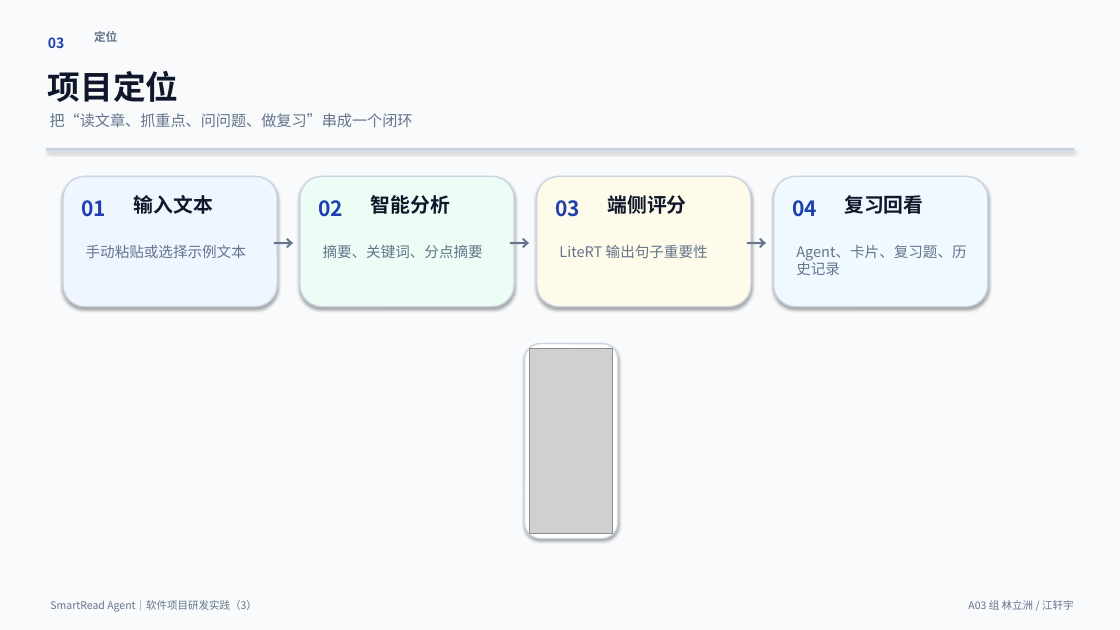
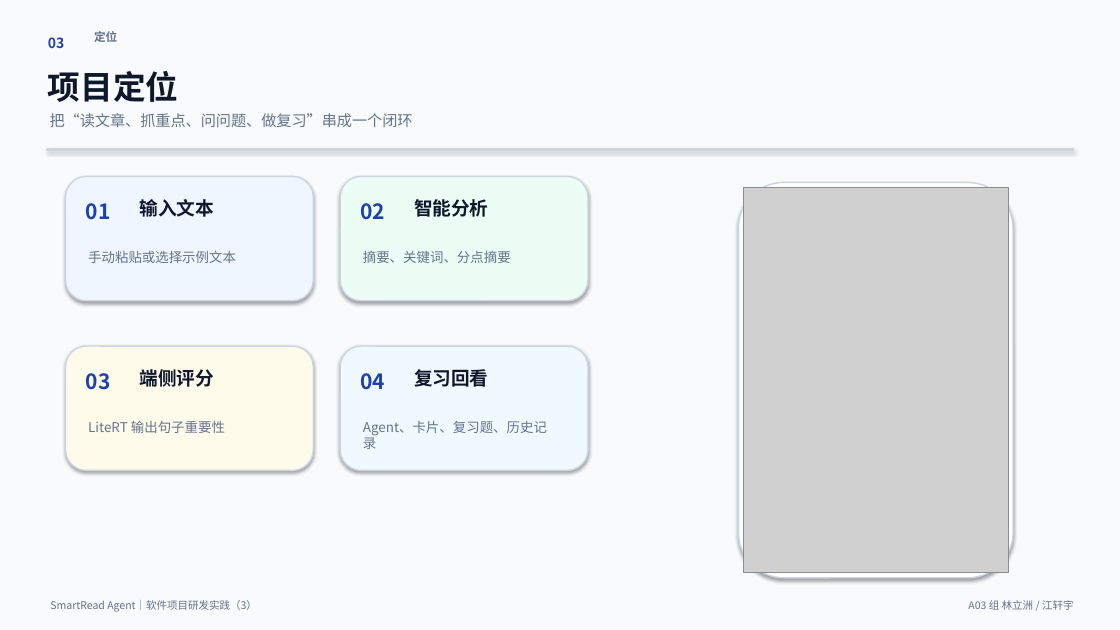
Before and after one commit to heixuan-vsmenghu/SmartRead-Agent-Android, a slide deck: slide 3 of docs/SmartReadAgent_V1.0_期末演示PPT.pptx. Drawn at 1120x630 pixels with LibreOffice and Linux fonts; fonts in the diff are those of the drawing; grey boxes stand for pictures. Boxes give left, top, right and bottom in pixels: in the first picture for what was removed or moved away, otherwise in the second. Text is boxed around its words. In the diff, an @@ line names an element or a change of style, - is before the commit and + after.

```diff
--- a/docs/SmartReadAgent_V1.0_期末演示PPT.pptx
+++ b/docs/SmartReadAgent_V1.0_期末演示PPT.pptx
@@ rounded rectangle: place and size @@
-rounded rectangle at [63, 176, 277, 307]
+rounded rectangle at [66, 176, 313, 301]
@@ rounded rectangle: place and size @@
-rounded rectangle at [300, 176, 514, 307]
+rounded rectangle at [340, 176, 588, 301]
@@ text "01": place and size @@
-text "01" at [81, 200, 106, 217]
+text "01" at [86, 203, 111, 220]
@@ text "02": place and size @@
-text "02" at [318, 200, 343, 217]
+text "02" at [360, 203, 385, 220]
@@ text "智能分析": place and size @@
-text "智能分析" at [370, 195, 449, 214]
+text "智能分析" at [414, 199, 488, 217]
@@ rounded rectangle added at [739, 182, 1013, 578], fill #FFFFFF, outline #CBD5E1 1.2 pt @@
@@ picture added at [744, 187, 1008, 573] @@
@@ text removed at [271, 227, 295, 247] @@
-→
@@ text removed at [508, 227, 532, 247] @@
-→
@@ text removed at [745, 227, 769, 247] @@
-→
@@ text "摘要、关键词、分点摘要": place and size @@
-text "摘要、关键词、分点摘要" at [323, 245, 483, 258]
+text "摘要、关键词、分点摘要" at [363, 251, 511, 263]
@@ rounded rectangle: place and size @@
-rounded rectangle at [537, 176, 751, 307]
+rounded rectangle at [66, 346, 313, 471]
@@ rounded rectangle: place and size @@
-rounded rectangle at [774, 176, 988, 307]
+rounded rectangle at [340, 346, 588, 471]
@@ rounded rectangle removed at [525, 344, 618, 539] @@
@@ picture removed at [529, 349, 613, 534] @@
@@ text "03": place and size @@
-text "03" at [555, 200, 580, 217]
+text "03" at [86, 373, 111, 390]
@@ text "端侧评分": place and size @@
-text "端侧评分" at [607, 195, 686, 214]
+text "端侧评分" at [139, 369, 213, 387]
@@ text "04": place and size @@
-text "04" at [792, 200, 817, 217]
+text "04" at [360, 373, 385, 390]
@@ size 17 to 16 pt in 4 elements at [139, 199, 213, 217], [414, 199, 488, 217], [139, 369, 213, 387], [414, 369, 488, 387] @@
@@ text "复习回看": place and size @@
-text "复习回看" at [844, 195, 923, 214]
+text "复习回看" at [414, 369, 488, 387]
@@ text "LiteRT 输出句子重要性": place and size @@
-text "LiteRT 输出句子重要性" at [559, 245, 708, 258]
+text "LiteRT 输出句子重要性" at [88, 421, 225, 433]
@@ size 12.5 to 11.5 pt in 4 elements at [88, 251, 236, 263], [363, 251, 511, 263], [88, 421, 225, 433], [363, 421, 547, 449] @@
@@ text "Agent、卡片、复习题、历史记录": place and size @@
-text "Agent、卡片、复习题、历史记录" at [796, 245, 966, 275]
+text "Agent、卡片、复习题、历史记录" at [363, 421, 547, 449]
```
Also in this commit, not shown: 8 other slides changed, 12 other files.
